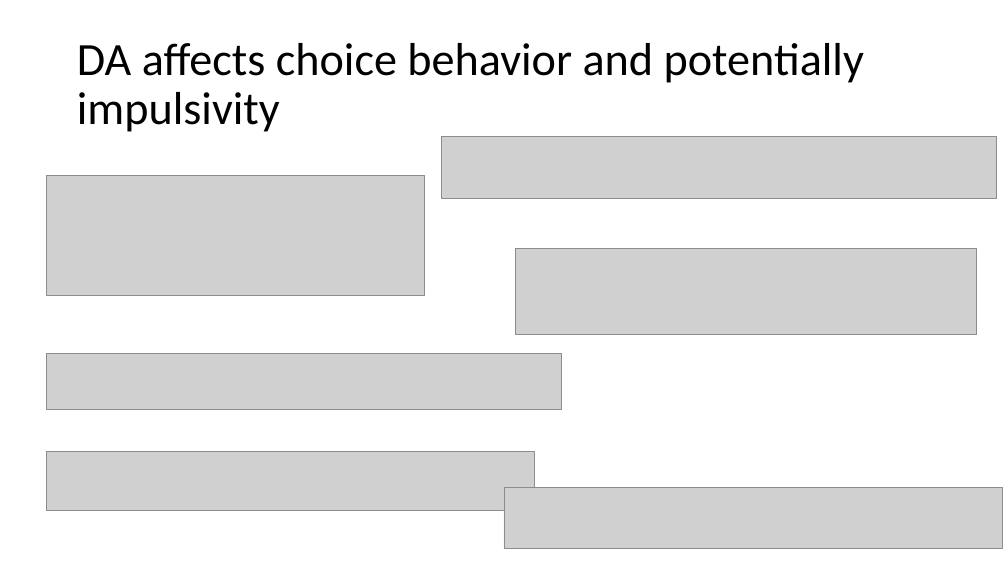
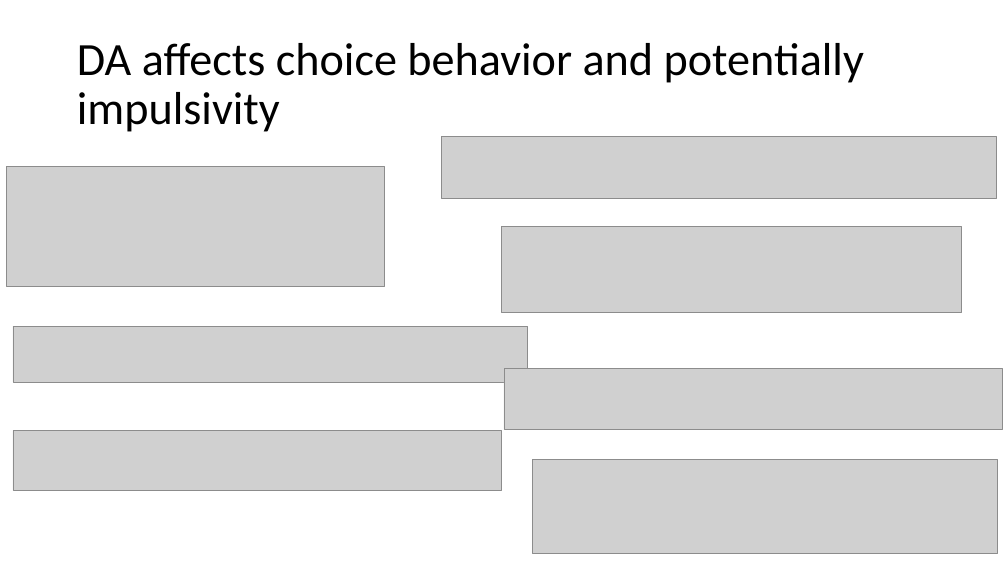
Before and after one commit to gpagnier/rampAnalysis, a slide deck: slide 11 of BortonLabMeeting12.7.pptx. Drawn at 1008x567 pixels with LibreOffice and Linux fonts; fonts in the diff are those of the drawing; grey boxes stand for pictures. Boxes give left, top, right and bottom in pixels: in the first picture for what was removed or moved away, otherwise in the second. Text is boxed around its words. In the diff, an @@ line names an element or a change of style, - is before the commit and + after.

```diff
--- a/BortonLabMeeting12.7.pptx
+++ b/BortonLabMeeting12.7.pptx
@@ picture: place and size @@
-picture at [47,175,425,295]
+picture at [7,166,385,286]
@@ picture: place and size @@
-picture at [516,248,976,334]
+picture at [501,227,962,313]
@@ picture: place and size @@
-picture at [47,354,562,410]
+picture at [13,326,528,382]
@@ picture: place and size @@
-picture at [504,488,1003,548]
+picture at [504,369,1003,430]
@@ picture: place and size @@
-picture at [47,451,535,511]
+picture at [13,431,501,491]
@@ picture added at [533,459,998,554] @@
```
Also in this commit, not shown: 2 other slides changed, 1 slide added, 1 slide removed.
